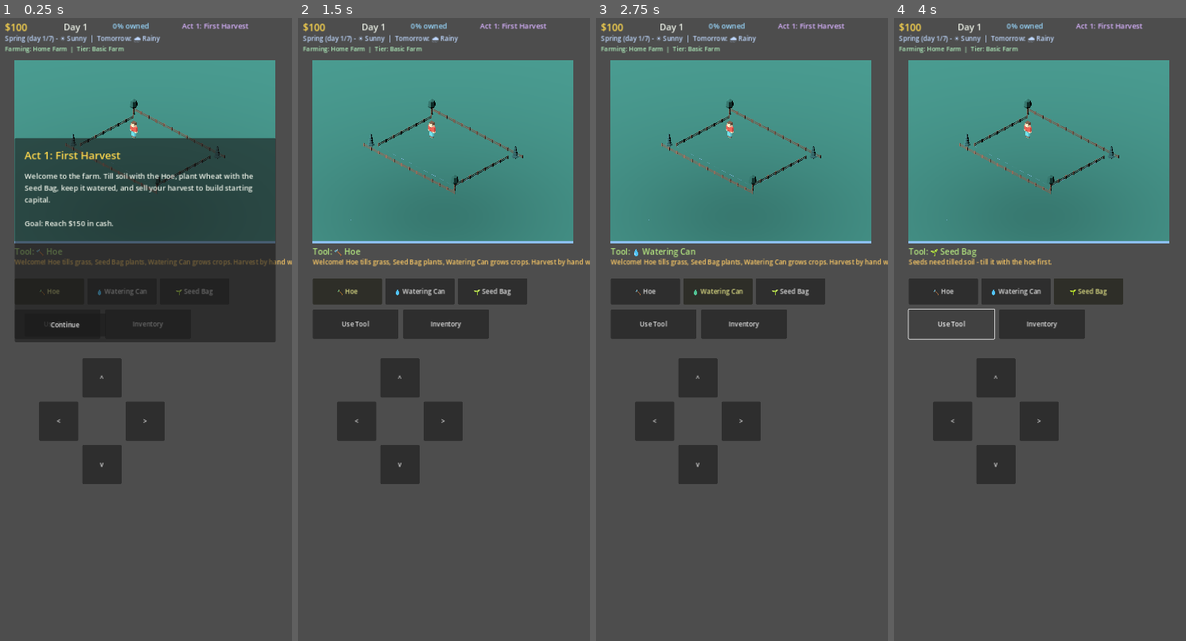
Above: before the commit, frames 1-4 (left to right).
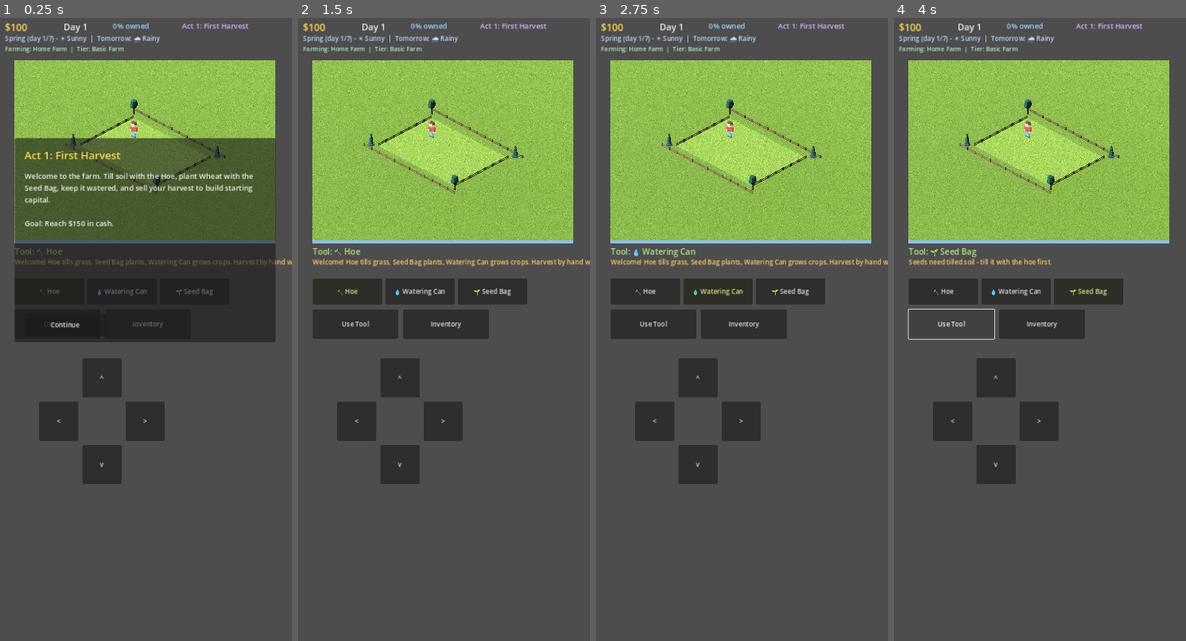
Above: after the commit, the same moments.

Repository: JLA92-bit/JLAProjects
Game: Godot game, scene res://scenes/Main.tscn
Two runs of this game, one before a commit and one after it. Both use one fixed random seed, a clock stepped at 60 frames per second and the inputs below.
Inputs:
- Up to frame 1 (0.25 s): no input
- Up to frame 2 (1.5 s): click "Continue" at 0.5 s; click "🔨 Hoe" at 1.25 s
- Up to frame 3 (2.75 s): click "💧 Watering Can" at 2 s
- Up to frame 4 (4 s): click "🌱 Seed Bag" at 2.75 s; click "Use Tool" at 3.5 s

The runs differ from the first frame. In frame 1, 24% of the frame differs, in the area x 4-95%, y 6-36%; in frame 2, 26%; in frame 3, 26%; in frame 4, 26%.

Commit message:
Replace flat Kenney grass with real photo texture, fix backdrop tone seam
Swaps the flat solid-color Kenney ground_grass tile for a real, seamless,
photographed grass texture (sourced from godotengine/godot-demo-projects,
MIT licensed) for a more realistic farmland look.

The distant backdrop tiles average down to a noticeably different, brighter
mip level than the close-up playable grid, producing a visible tonal seam
right at the grid's edge. Fixed by giving the backdrop skirt its own
gently-tinted copy of the material (default mipmapped filtering kept, so
the far tiles stay smooth instead of aliasing into noise) tuned to match
the grid's close-up tone.

Co-Authored-By: Claude Sonnet 5 <noreply@anthropic.com>
Claude-Session: https://claude.ai/code/session_01DNTxo4LPgN535niDF8rEXY

Diff:
--- a/godot/scripts/Main.gd
+++ b/godot/scripts/Main.gd
@@ -429,9 +429,41 @@
 	_load_build_commit()
 	_check_for_update()
 
+func _build_textured_ground_scene(texture_path: String, tint: Color = Color.WHITE) -> PackedScene:
+	var mesh_instance := MeshInstance3D.new()
+	var plane := PlaneMesh.new()
+	plane.size = Vector2(WORLD_TILE, WORLD_TILE)
+	mesh_instance.mesh = plane
+	var mat := StandardMaterial3D.new()
+	mat.albedo_texture = load(texture_path)
+	mat.albedo_color = tint
+	mat.roughness = 0.95 # matte, not shiny/plastic-looking under the directional light
+	# Mipmapped filtering (the default) is what keeps the far backdrop tiles
+	# from turning into visual static - the viewport is only a few hundred
+	# pixels across, so a huge swath of distant tiles has to compress into a
+	# handful of pixels, and only mipmaps can average that down cleanly.
+	mesh_instance.material_override = mat
+	var scene := PackedScene.new()
+	scene.pack(mesh_instance)
+	return scene
+
 func _load_world_assets():
 	const NK := "res://assets_3d/nature_kit/"
-	world_scenes["ground_grass"] = load(NK + "ground_grass.glb")
+	# Kenney's ground_grass.glb is a flat solid vertex color (no texture at
+	# all), which read as an unrealistic flat-green void once it was also
+	# used to fill the whole backdrop beyond the farm. Swapped for a real
+	# photographed, seamless grass texture (see CREDITS.md) applied to a
+	# plain 1x1 quad, built once here and reused via .instantiate() exactly
+	# like the other world_scenes entries.
+	world_scenes["ground_grass"] = _build_textured_ground_scene("res://assets_3d/textures/grass_real.webp")
+	# The backdrop skirt (see _build_scenery) sits much farther from the
+	# camera on average than the real playable grid, so the GPU samples a
+	# coarser, blurred-down mip level for it - and averaging this specific
+	# photo's texel data skews noticeably brighter, leaving a visible tonal
+	# seam right at the grid's edge. A dedicated, gently-darkened tint on the
+	# backdrop-only copy brings its far-mip average back in line with the
+	# grid's close-up tone, without touching the real tiles or the texture.
+	world_scenes["ground_grass_backdrop"] = _build_textured_ground_scene("res://assets_3d/textures/grass_real.webp", Color(0.82, 0.86, 0.78))
 	# crops_dirtSingle.glb is a small raised dirt MOUND meant to sit decoratively
 	# on top of a full grass tile, not a full-tile ground mesh - using it as the
 	# tilled-soil ground left every tilled/planted tile with no ground plane at
@@ -578,7 +610,7 @@
 		for tx in range(-BACKDROP_MARGIN, COLS + BACKDROP_MARGIN):
 			if tx >= 0 and tx < COLS and tz >= 0 and tz < ROWS:
 				continue # the real playable grid already covers this cell
-			var backdrop_tile: Node3D = world_scenes["ground_grass"].instantiate()
+			var backdrop_tile: Node3D = world_scenes["ground_grass_backdrop"].instantiate()
 			backdrop_tile.position = Vector3(tx * WORLD_TILE, -0.01, tz * WORLD_TILE)
 			world_root.add_child(backdrop_tile)
 
Binary file added: godot/assets_3d/textures/grass_real.webp
Not shown, changed: godot/assets_3d/CREDITS.md
